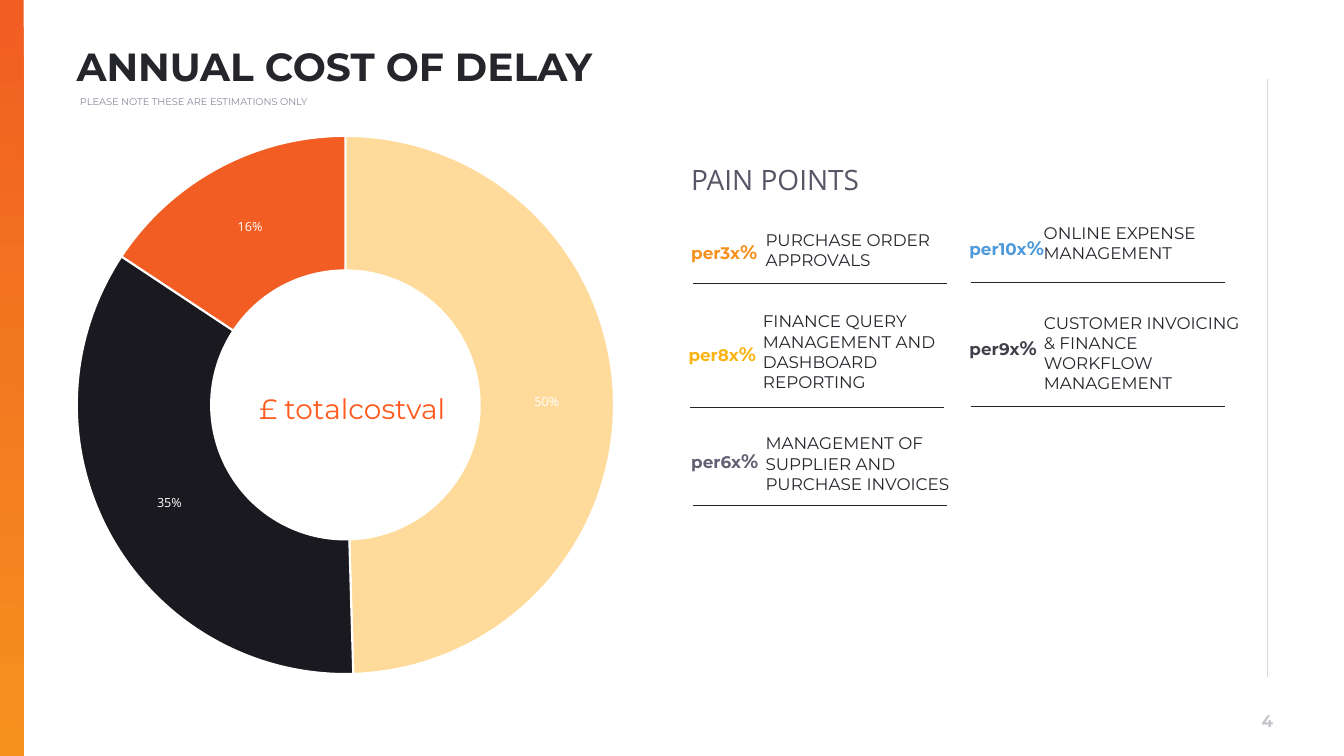
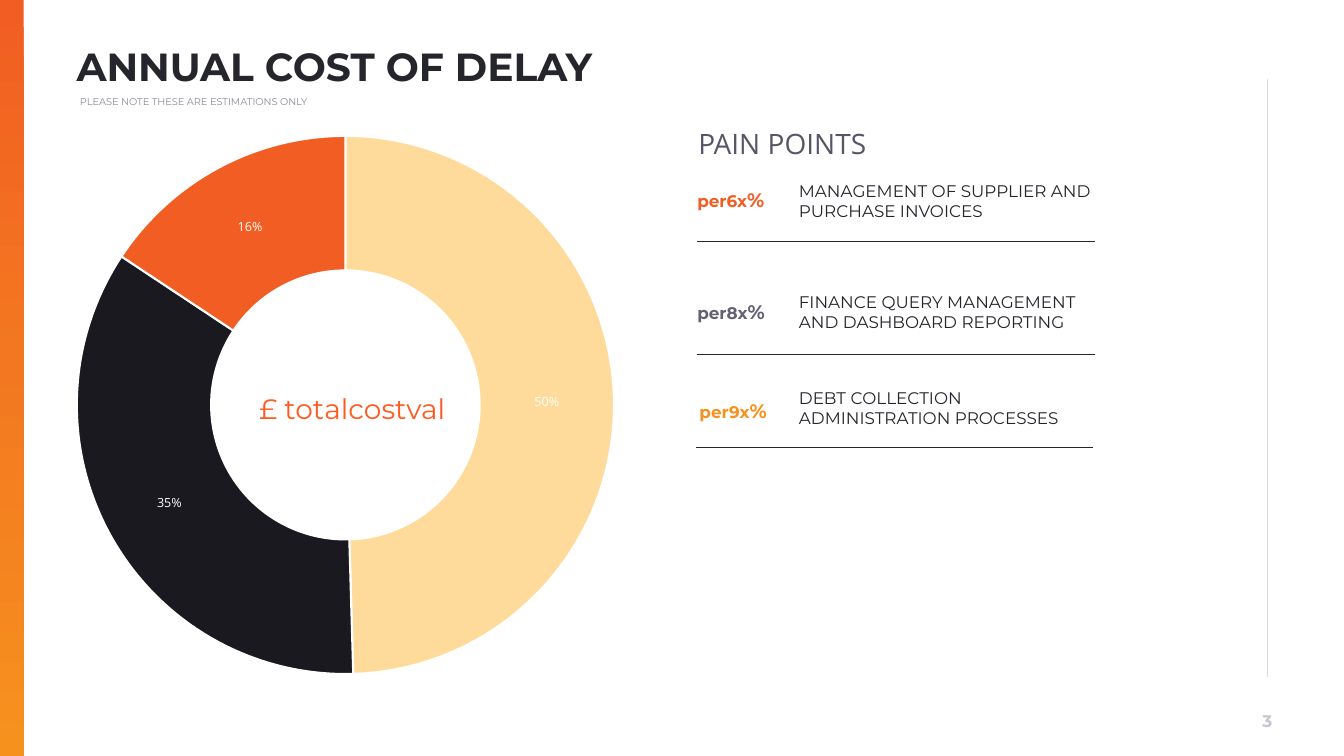
Before and after one commit to muratozdemirpiblo/ppt-api, a slide deck: slide 3 of client.pptx (slide 4 before the commit). Drawn at 1344x756 pixels with LibreOffice and Linux fonts; fonts in the diff are those of the drawing; background and template pictures are left out. Boxes give left, top, right and bottom in pixels: in the first picture for what was removed or moved away, otherwise in the second. Text is boxed around its words. In the diff, an @@ line names an element or a change of style, - is before the commit and + after.

```diff
--- a/client.pptx
+++ b/client.pptx
@@ text "PAIN POINTS": place and size @@
-text "PAIN POINTS" at (691, 169, 859, 191)
+text "PAIN POINTS" at (698, 133, 866, 155)
@@ text "PAIN POINTS" at (698, 133, 866, 155): alignment left to centre @@
@@ text "MANAGEMENT OF SUPPLIER AND PURCHASE ..." rewrapped from (766, 437, 950, 490) to (799, 185, 1091, 217) @@
@@ text "per6x%": place and size @@
-text "per6x%" at (691, 456, 741, 471)
+text "per6x%" at (697, 195, 747, 211)
@@ text "per6x%" at (697, 195, 747, 211): text colour #616173 to #F15D22 @@
@@ text removed at (766, 234, 930, 266) @@
-PURCHASE ORDER APPROVALS
@@ text removed at (1044, 227, 1196, 259) @@
-ONLINE EXPENSE MANAGEMENT
@@ text removed at (691, 247, 740, 263) @@
-per3x%
@@ line moved from (694, 505) - (948, 505) to (698, 241) - (1095, 241) @@
@@ text removed at (969, 243, 1026, 259) @@
-per10x%
@@ text "per8x%": place and size @@
-text "per8x%" at (689, 349, 739, 365)
+text "per8x%" at (697, 307, 747, 322)
@@ text "per8x%" at (697, 307, 747, 322): text colour #FCB415 to #616173 @@
@@ line removed from (694, 283) to (948, 283) @@
@@ text "FINANCE QUERY MANAGEMENT AND DASHBOARD ..." rewrapped from (763, 315, 936, 388) to (799, 296, 1075, 328) @@
@@ line removed from (972, 282) to (1226, 282) @@
@@ text removed at (1044, 317, 1240, 389) @@
-CUSTOMER INVOICING & FINANCE WORKFLOW MANAGEMENT
@@ line moved from (691, 408) - (945, 408) to (698, 355) - (1095, 355) @@
@@ text "per9x%": place and size @@
-text "per9x%" at (969, 343, 1019, 359)
+text "per9x%" at (699, 406, 749, 422)
@@ text "per9x%" at (699, 406, 749, 422): text colour #40404C to #F6911E @@
@@ text added at (799, 392, 1059, 424), 12 pt, text #25252C @@
+DEBT COLLECTION ADMINISTRATION PROCESSES
@@ line moved from (972, 406) - (1226, 406) to (696, 448) - (1094, 448) @@
@@ page number at (1262, 715, 1272, 727): text changed @@
-4
+3
```
Also in this commit, not shown: 2 other slides changed, 1 slide removed, 2 other files.
